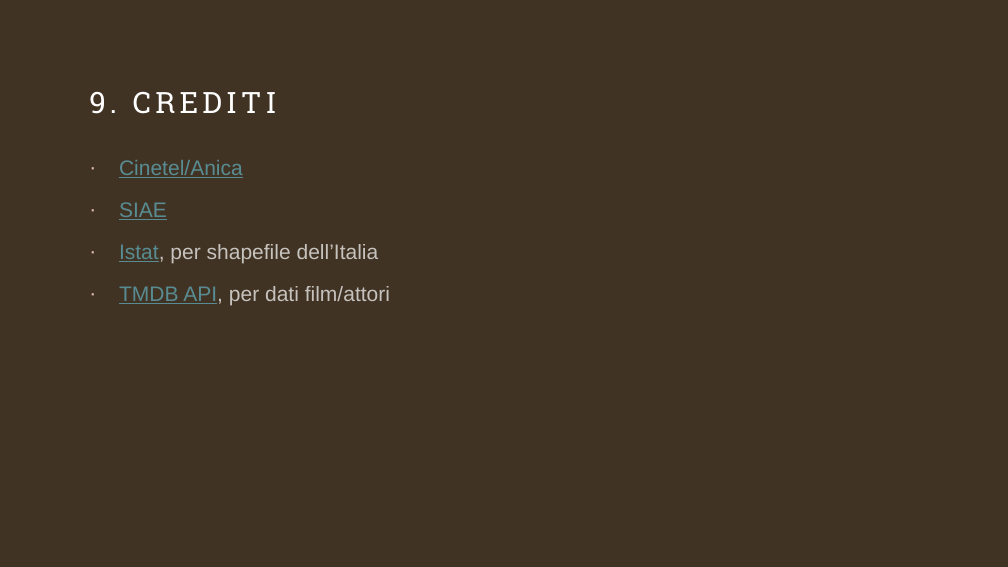
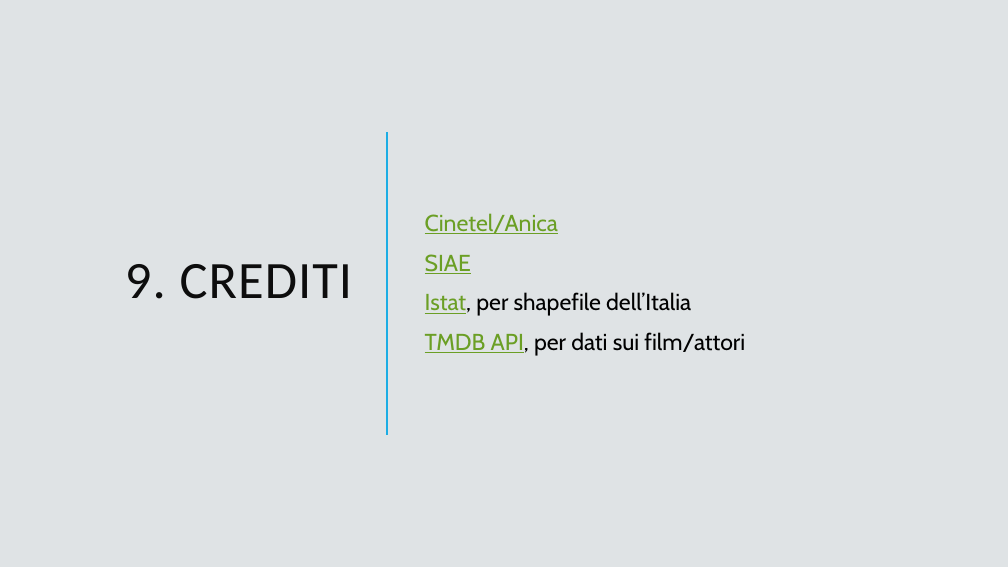
Before and after one commit to GitCass01/italian-cinemas-sciviz, a slide deck: slide 29 of presentazione_davide_carniselli.pptx (slide 28 before the commit). Drawn at 1008x567 pixels with LibreOffice and Linux fonts; fonts in the diff are those of the drawing. Boxes give left, top, right and bottom in pixels: in the first picture for what was removed or moved away, otherwise in the second. Text is boxed around its words. In the diff, an @@ line names an element or a change of style, - is before the commit and + after.

Commit message:
new presentation

```diff
--- a/presentazione_davide_carniselli.pptx
+++ b/presentazione_davide_carniselli.pptx
@@ background #413324 to #DFE3E5 @@
@@ title "9. CREDITI" moved from (x1=89, y1=92, x2=277, y2=114) to (x1=125, y1=264, x2=353, y2=299) @@
@@ title "9. CREDITI" at (x1=125, y1=264, x2=353, y2=299): size 28 to 50 pt, font Roboto Slab to Calibri, text colour #FFFFFF to #0D0D0D, letter spacing 4 to 1 pt; alignment left to right; line spacing 1 to 0.8; vertical alignment top to middle @@
@@ text "Cinetel/Anica" moved from (x1=119, y1=160, x2=390, y2=305) to (x1=425, y1=213, x2=745, y2=356) @@
@@ text "Cinetel/Anica" at (x1=425, y1=213, x2=745, y2=356): vertical alignment top to middle @@
@@ line added from (387, 132) to (387, 435), #1CADE4 1.5 pt @@
@@ text at (x1=425, y1=213, x2=691, y2=316): size 20 to 22 pt, font Arial to Cabin in "Cinetel/Anica", "SIAE", "Istat, per shapefile dell’Italia"; text colour #588C92 to #6B9F25 in "Cinetel/Anica", "SIAE", "Istat,"; text colour #FFFFFF at 70% opacity to #000000 in "Istat, per shapefile dell’Italia"; bullet · to  ; line spacing 1.25 to 0.9; more space between paragraphs; bullet colour #E5BCB8 to #1CADE4 @@
@@ text at (x1=425, y1=332, x2=745, y2=356): text changed; size 20 to 22 pt; font Arial to Cabin; text colour #FFFFFF at 70% opacity to #000000 @@
-· TMDB API, per dati film/attori
+  TMDB API, per dati sui film/attori
```
Also in this commit, not shown: 27 other slides changed, 2 slides added, 1 slide removed, 1 other file.
